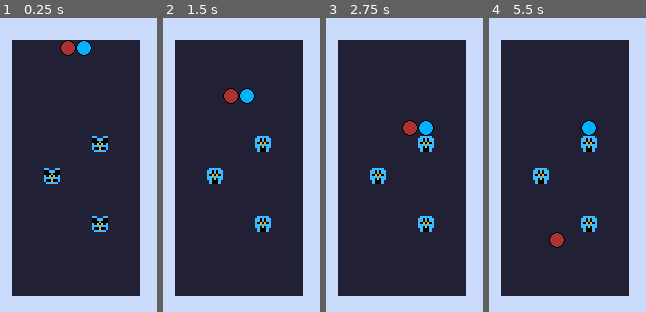
Above: before the commit, frames 1-4 (left to right).
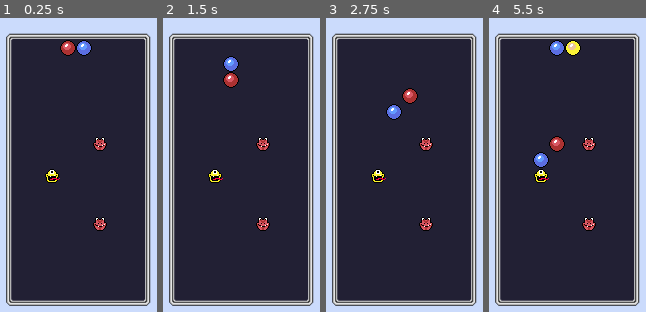
Above: after the commit, the same moments.

Repository: KurzweilTV/GodotWild67
Game: Godot game, scene res://levels/proto.tscn
Two runs of this game, one before a commit and one after it. Both use one fixed random seed, a clock stepped at 60 frames per second and the inputs below.
Inputs:
- Up to frame 1 (0.25 s): no input
- Up to frame 2 (1.5 s): tap Enter at 0.5 s; hold D (right) 0.53-1.28 s; hold Space (rotate) 0.53-1.28 s; tap S (slam) at 0.8, 1.35 s; hold A (left) from 1.28 s (still down)
- Up to frame 3 (2.75 s): tap Space (rotate) at 1.55 s; tap Enter at 2 s; release A (left) at 2.03 s; hold D (right) from 2.03 s (still down); hold Space (rotate) from 2.03 s (still down); tap S (slam) at 2.3 s
- Up to frame 4 (5.5 s): release Space (rotate) at 2.78 s; tap S (slam) at 2.85, 3.8, 4.35, 5.3 s; tap Space (rotate) at 3.05, 4.55 s; tap Enter at 3.5 s; release D (right) at 3.53 s; hold Space (rotate) 3.53-4.28 s; hold A (left) from 3.53 s (still down); hold Space (rotate) from 5.03 s (still down)

The runs differ from the first frame. In frame 1, 17% of the frame differs, in the area x 3-97%, y 5-98%; in frame 2, 18%; in frame 3, 18%; in frame 4, 19%.

Commit message:
MOST basic movement working

Diff:
--- a/scenes/Parasite.tscn
+++ b/scenes/Parasite.tscn
@@ -1,26 +1,33 @@
-[gd_scene load_steps=6 format=3 uid="uid://chbn4qdsreh3b"]
+[gd_scene load_steps=7 format=3 uid="uid://chbn4qdsreh3b"]
 
 [ext_resource type="Script" path="res://scripts/Parasite.gd" id="1_l6lsl"]
-[ext_resource type="Texture2D" uid="uid://c4vb345kf4fme" path="res://art/parasites/proto-blue.png" id="1_y5bsl"]
+[ext_resource type="Texture2D" uid="uid://ch6tlnlvucs52" path="res://art/parasites/parasite_sheet.png" id="2_bb4gt"]
 
-[sub_resource type="AtlasTexture" id="AtlasTexture_luqga"]
-atlas = ExtResource("1_y5bsl")
+[sub_resource type="AtlasTexture" id="AtlasTexture_3s041"]
+atlas = ExtResource("2_bb4gt")
+region = Rect2(16, 0, 16, 16)
+
+[sub_resource type="AtlasTexture" id="AtlasTexture_53lqr"]
+atlas = ExtResource("2_bb4gt")
 region = Rect2(0, 0, 16, 16)
 
-[sub_resource type="AtlasTexture" id="AtlasTexture_hrk30"]
-atlas = ExtResource("1_y5bsl")
-region = Rect2(16, 0, 16, 16)
+[sub_resource type="AtlasTexture" id="AtlasTexture_pfts3"]
+atlas = ExtResource("2_bb4gt")
+region = Rect2(32, 0, 16, 16)
 
 [sub_resource type="SpriteFrames" id="SpriteFrames_0rice"]
 animations = [{
 "frames": [{
 "duration": 1.0,
-"texture": SubResource("AtlasTexture_luqga")
+"texture": SubResource("AtlasTexture_3s041")
 }, {
 "duration": 1.0,
-"texture": SubResource("AtlasTexture_hrk30")
+"texture": SubResource("AtlasTexture_53lqr")
+}, {
+"duration": 1.0,
+"texture": SubResource("AtlasTexture_pfts3")
 }],
-"loop": true,
+"loop": false,
 "name": &"default",
 "speed": 2.0
 }]
@@ -31,6 +38,4 @@
 [node name="AnimatedSprite2D" type="AnimatedSprite2D" parent="."]
 texture_filter = 1
 sprite_frames = SubResource("SpriteFrames_0rice")
-autoplay = "default"
-frame_progress = 0.00132301
 centered = false
--- a/scenes/capsule.tscn
+++ b/scenes/capsule.tscn
@@ -1,14 +1,14 @@
 [gd_scene load_steps=3 format=3 uid="uid://c47c6b351f186"]
 
 [ext_resource type="Script" path="res://scripts/capsule.gd" id="1_ehhrs"]
-[ext_resource type="Texture2D" uid="uid://cm0cr43rjjcjp" path="res://art/capsules/Pellet.png" id="2_xs15v"]
+[ext_resource type="Texture2D" uid="uid://bqa14da4n663k" path="res://art/capsules/better_pellets.png" id="2_2v12x"]
 
 [node name="Capsule" type="Node2D"]
 texture_filter = 1
 script = ExtResource("1_ehhrs")
 
 [node name="Sprite" type="Sprite2D" parent="."]
-texture = ExtResource("2_xs15v")
+texture = ExtResource("2_2v12x")
 centered = false
 hframes = 3
 
--- a/scenes/gameboard.tscn
+++ b/scenes/gameboard.tscn
@@ -1,15 +1,16 @@
 [gd_scene load_steps=4 format=3 uid="uid://dl2wqasa6pwrg"]
 
-[ext_resource type="Texture2D" uid="uid://bej8hnsdptpos" path="res://art/background/GameBoard.png" id="1_hpd0o"]
 [ext_resource type="Script" path="res://scripts/gameboard.gd" id="1_mxnh0"]
+[ext_resource type="Texture2D" uid="uid://b0na6feb47wry" path="res://art/background/NewGameBoard.png" id="2_x78yu"]
 [ext_resource type="PackedScene" uid="uid://chbn4qdsreh3b" path="res://scenes/Parasite.tscn" id="3_lx6b8"]
 
 [node name="Gameboard" type="Node2D"]
 script = ExtResource("1_mxnh0")
 
 [node name="Sprite2D" type="Sprite2D" parent="."]
-texture = ExtResource("1_hpd0o")
+texture = ExtResource("2_x78yu")
 centered = false
+offset = Vector2(-13.77, -14.26)
 
 [node name="Parasite" parent="." instance=ExtResource("3_lx6b8")]
 position = Vector2(32, 128)
--- a/scripts/Parasite.gd
+++ b/scripts/Parasite.gd
@@ -1,5 +1,6 @@
 extends Node2D
 
 func _ready() -> void:
+	$AnimatedSprite2D.frame = randi_range(0, 2)
 	var grid_slot = Grid.position_to_grid(position)
 	Grid.set_cell_occupied(grid_slot, self)
--- a/scripts/capsule.gd
+++ b/scripts/capsule.gd
@@ -7,12 +7,14 @@
 
 var gameboard
 var pair_capsule
+var will_rotate : bool = false
 var is_active_piece : bool = true
 var delay : bool = false
 var piece_color : String
 var max_left : int = 0
 var max_right : int = 7
-var max_down : int = 15
+var max_down : int = 16
+var current_cycle : int = 0
 
 @onready var ticker: Timer = $Ticker
 
@@ -40,7 +42,7 @@
 # move and rotate functions
 func move_left() -> void:
 	if delay:
-		await get_tree().create_timer(0.02).timeout # Delay for a fraction of a second
+		await get_tree().create_timer(0.01).timeout # Shitty Hack
 	var new_position = position + Vector2(-16, 0)
 	var grid_pos = Grid.position_to_grid(new_position)
 	if not Grid.is_cell_occupied(grid_pos) and pair_capsule != null and Grid.position_to_grid(pair_capsule.position) != grid_pos:
@@ -58,14 +60,31 @@
 
 	var new_position = position + Vector2(0, 16)
 	var grid_pos = Grid.position_to_grid(new_position)
-	if not Grid.is_cell_occupied(grid_pos) and pair_capsule != null and Grid.position_to_grid(pair_capsule.position) != grid_pos:
+
+	# Check if the next position is the floor or an already solidified piece
+	if grid_pos.y >= max_down or Grid.is_cell_occupied(grid_pos):
+		lock_piece()
+	else:
+		# If there's no collision, move the capsule down
 		position.y += 16
-	else:
-		lock_piece()  # Lock if collision occurs
+		ticker.wait_time = 1 # reset ticker to avoid double moves
+		ticker.start()
 
 
 func rotate_ccw() -> void:
-	pass
+	var rotations : Dictionary = {
+		1: Vector2(-16, -16),  # Move left and up
+		2: Vector2(-16, 16),   # Move left and down
+		3: Vector2(16, 16),    # Move right and down
+		4: Vector2(16, -16),   # Move right and up
+	}
+
+	if will_rotate:
+		current_cycle += 1
+		if current_cycle > 4:
+			current_cycle = 1
+		position += rotations[current_cycle]
+		print("Current cycle: ", current_cycle)
 
 # setup functions
 func randomize_piece() -> void:
@@ -97,6 +116,9 @@
 func register_with_gameboard() -> void:
 	gameboard.add_piece()
 
+func deregister_with_gameboard() -> void:
+	gameboard.remove_piece()
+
 # checks
 func check_wall_collision() -> void:
 	if position.x - 16 < LEFT_EDGE:
@@ -109,7 +131,16 @@
 func lock_piece() -> void:
 	Grid.set_cell_occupied(Grid.position_to_grid(position), self)
 	is_active_piece = false
-	gameboard.remove_piece()
+	if pair_capsule != null and pair_capsule.is_active_piece:
+		pair_capsule.lock_piece_without_propagation()  # Lock the pair without propagating back
+	deregister_with_gameboard()
+
+func lock_piece_without_propagation() -> void:
+	# Similar to lock_piece but without calling lock_piece on the paired capsule again
+	Grid.set_cell_occupied(Grid.position_to_grid(position), self)
+	is_active_piece = false
+	deregister_with_gameboard()
+
 
 # signal functions
 func _on_ticker_timeout() -> void:
--- a/scripts/gameboard.gd
+++ b/scripts/gameboard.gd
@@ -21,6 +21,7 @@
 
 	capsule1.set_pair_capsule(capsule2)
 	capsule2.delay = true
+	capsule2.will_rotate = true
 
 	add_child(capsule1)
 	add_child(capsule2)
Binary file added: art/background/NewGameBoard.png
Not shown, added: art/background/NewGameBoard.png.import
Binary file added: art/capsules/better_pellets.png
Not shown, added: art/capsules/better_pellets.png.import
Binary file added: art/parasites/parasite_sheet.png
Not shown, added: art/parasites/parasite_sheet.png.import
Binary file added: art/project/title.png
Not shown, added: art/project/title.png.import
